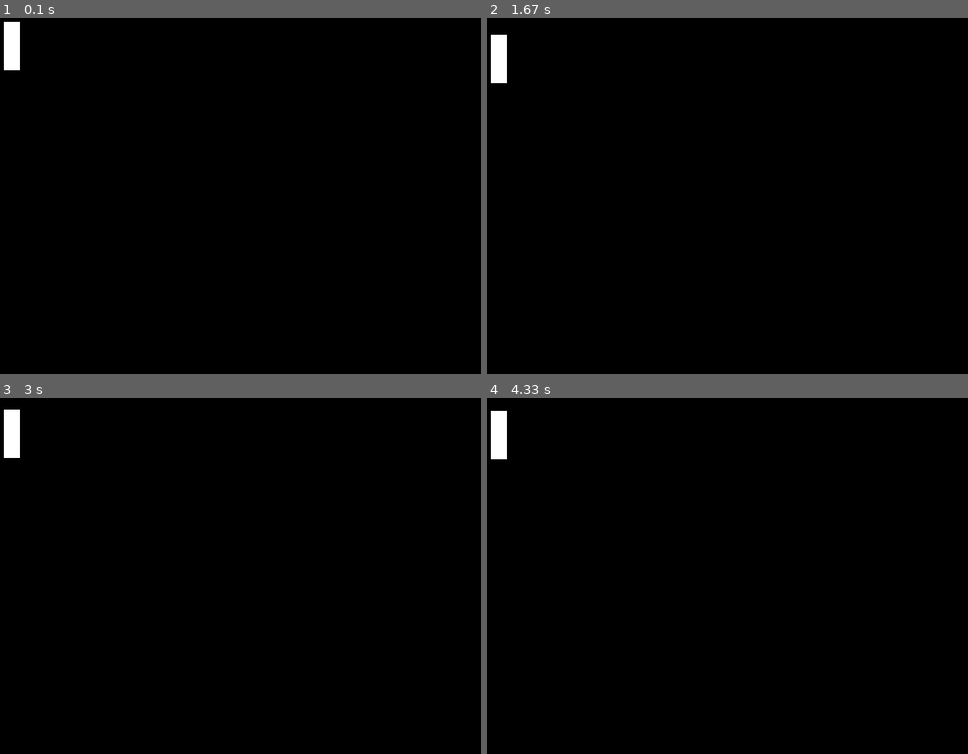
Above: before the commit, frames 1-4 (two rows, left to right).
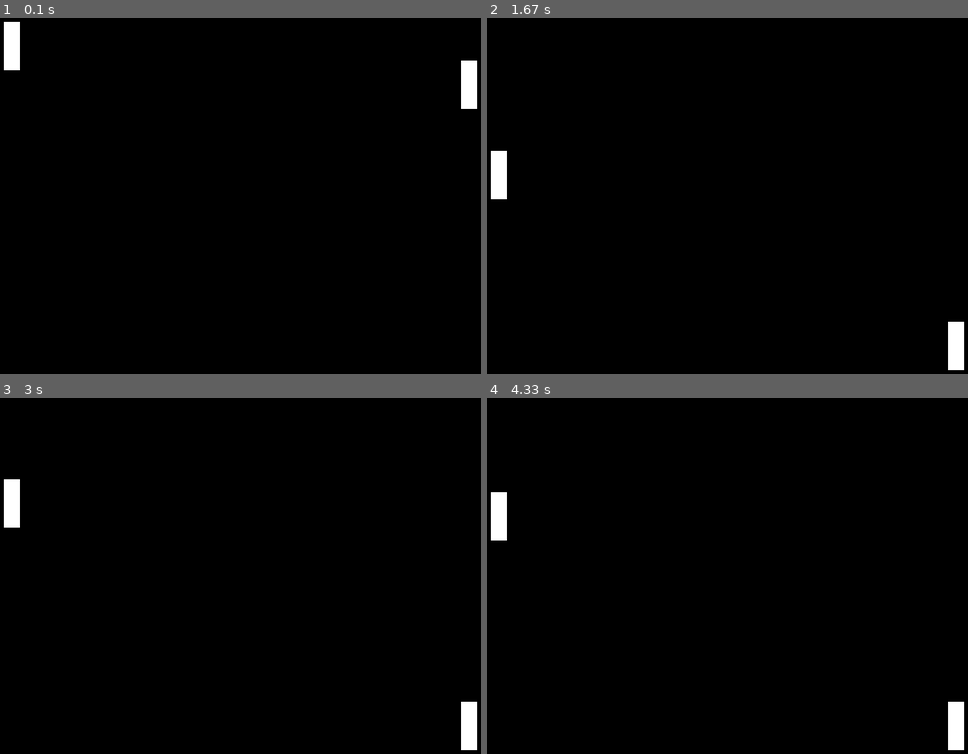
Above: after the commit, the same moments.

Repository: IldenH/IT2
Game: pygame game, started from pygame/pong.py
The game is run twice, just before and just after one commit, with the same random seed, the same clock (stepped at 60 frames per second) and the same inputs.
Inputs:
- Up to frame 1 (0.1 s): no input
- Up to frame 2 (1.67 s): hold S 0.33-0.8 s; hold Up 0.33-0.8 s; hold Down from 1.33 s (still down)
- Up to frame 3 (3 s): release Down at 1.8 s; hold Up 1.83-2.2 s; hold Down 2.23-2.6 s; hold Up 2.63-2.93 s; hold Down from 2.97 s (still down)
- Up to frame 4 (4.33 s): release Down at 3.27 s; hold Up 3.3-3.67 s; hold Down 3.7-4.07 s; hold Up from 4.1 s (still down)

The runs differ from the first frame. In frame 1, 0.5% of the frame differs, in the area x 95-100%, y 11-26%; in frame 2, 1.4%, in the area x 0-100%, y 4-99%; in frame 3, 1.4%; in frame 4, 1.4%.

Commit message:
Pong: enemy class

Diff:
--- a/pygame/pong.py
+++ b/pygame/pong.py
@@ -1,45 +1,69 @@
 import pygame
 import pygame.locals as key
 
+SCREEN_WIDTH = 800
+SCREEN_HEIGHT = 600
 SCREEN_OFFSET = 30
-
-
-class Player(pygame.sprite.Sprite):
-    def __init__(self):
-        super(Player, self).__init__()
-        self.surface = pygame.Surface((25, 75))
-        self.surface.fill((255, 255, 255))
-        self.rectangle = self.surface.get_rect()
-        self.rectangle.move_ip(SCREEN_OFFSET, SCREEN_OFFSET)
-        self.speed = 1.5
-
-    def update(self, pressed_keys):
-        self.__take_input(pressed_keys)
-        self.__check_bounds()
-
-    def __take_input(self, pressed_keys):
-        """Take pygame inputs and make player move"""
-        if pressed_keys[key.K_UP] or pressed_keys[key.K_w] or pressed_keys[key.K_k]:
-            self.rectangle.move_ip(0, -self.speed)
-        if pressed_keys[key.K_DOWN] or pressed_keys[key.K_s] or pressed_keys[key.K_j]:
-            self.rectangle.move_ip(0, self.speed)
-
-    def __check_bounds(self):
-        """Keep player on the screen"""
-        if self.rectangle.top <= SCREEN_OFFSET:
-            self.rectangle.top = SCREEN_OFFSET
-        if self.rectangle.bottom >= SCREEN_HEIGHT - SCREEN_OFFSET:
-            self.rectangle.bottom = SCREEN_HEIGHT - SCREEN_OFFSET
 
 
 pygame.init()
 
-SCREEN_WIDTH = 800
-SCREEN_HEIGHT = 600
-
 screen = pygame.display.set_mode([SCREEN_WIDTH, SCREEN_HEIGHT])
 
-player = Player()
+
+class Character(pygame.sprite.Sprite):
+    def __init__(self):
+        super(Character, self).__init__()
+        self.image = pygame.Surface((25, 75))
+        self.image.fill((255, 255, 255))
+        self.rect = self.image.get_rect()
+        self.speed = 10
+
+    def update(self):
+        pass
+
+    def check_bounds(self):
+        """Keep character on the screen"""
+        if self.rect.top <= SCREEN_OFFSET:
+            self.rect.top = SCREEN_OFFSET
+        if self.rect.bottom >= SCREEN_HEIGHT - SCREEN_OFFSET:
+            self.rect.bottom = SCREEN_HEIGHT - SCREEN_OFFSET
+
+
+class Player(Character):
+    def __init__(self):
+        super().__init__()
+        self.rect.move_ip(SCREEN_OFFSET, SCREEN_OFFSET)
+
+    def update(self, pressed_keys):
+        self.__move(pressed_keys)
+        self.check_bounds()
+
+    def __move(self, pressed_keys):
+        """Take pygame inputs and make player move"""
+        if pressed_keys[key.K_UP] or pressed_keys[key.K_w] or pressed_keys[key.K_k]:
+            self.rect.move_ip(0, -self.speed)
+        if pressed_keys[key.K_DOWN] or pressed_keys[key.K_s] or pressed_keys[key.K_j]:
+            self.rect.move_ip(0, self.speed)
+
+
+class Enemy(Character):
+    def __init__(self):
+        super().__init__()
+        self.rect.move_ip(SCREEN_WIDTH - 2 * SCREEN_OFFSET, SCREEN_OFFSET)
+
+    def update(self, pressed_keys):
+        self.__move()
+        self.check_bounds()
+
+    def __move(self):
+        """Take pygame inputs and make player move"""
+        self.rect.move_ip(0, self.speed)
+
+
+sprites = pygame.sprite.Group()
+sprites.add(Player())
+sprites.add(Enemy())
 
 running = True
 while running:
@@ -51,11 +75,13 @@
                 running = False
 
     pressed_keys = pygame.key.get_pressed()
-    player.update(pressed_keys)
+    sprites.update(pressed_keys)
 
     screen.fill((0, 0, 0))
-    screen.blit(player.surface, player.rectangle.topleft)
+    sprites.draw(screen)
 
     pygame.display.flip()
 
+    pygame.time.Clock().tick(60)
+
 pygame.quit()
